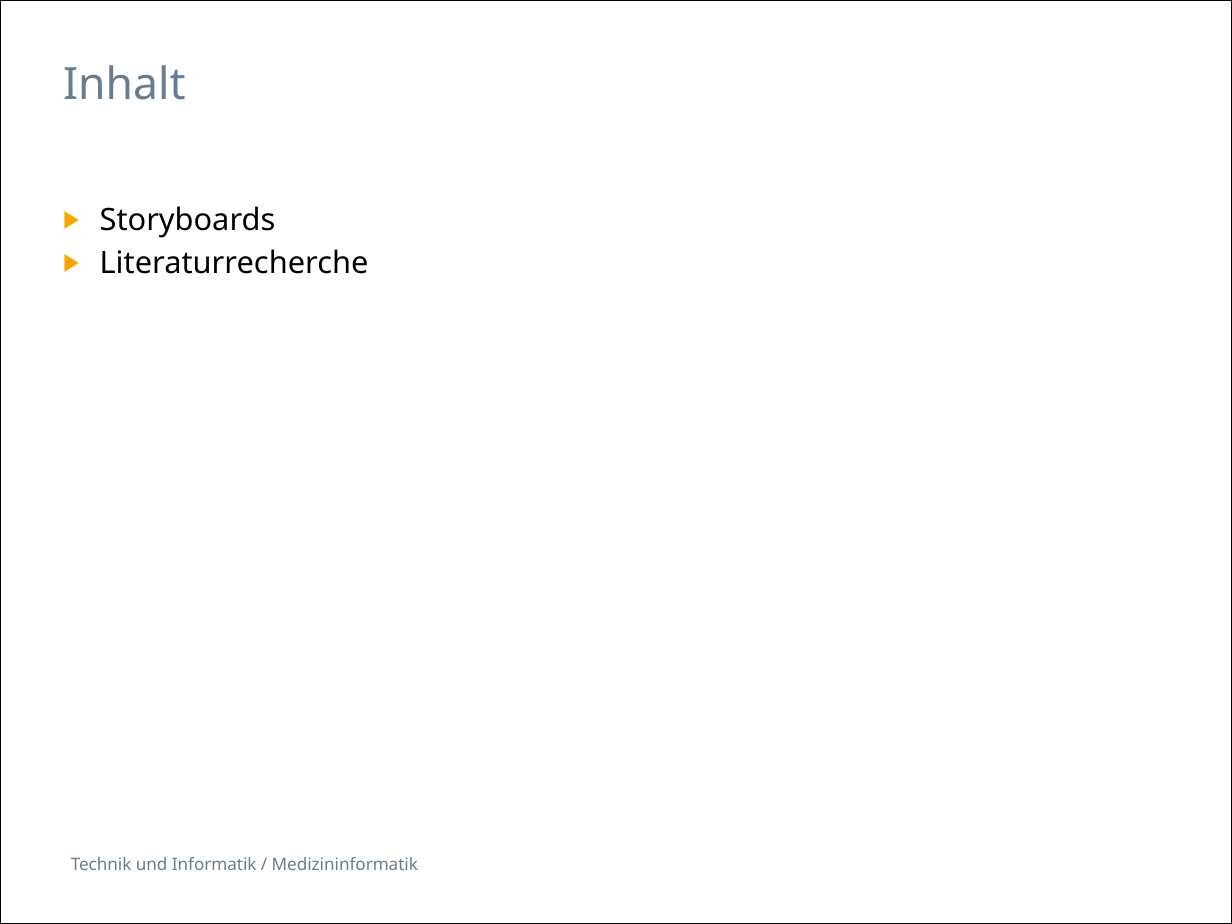
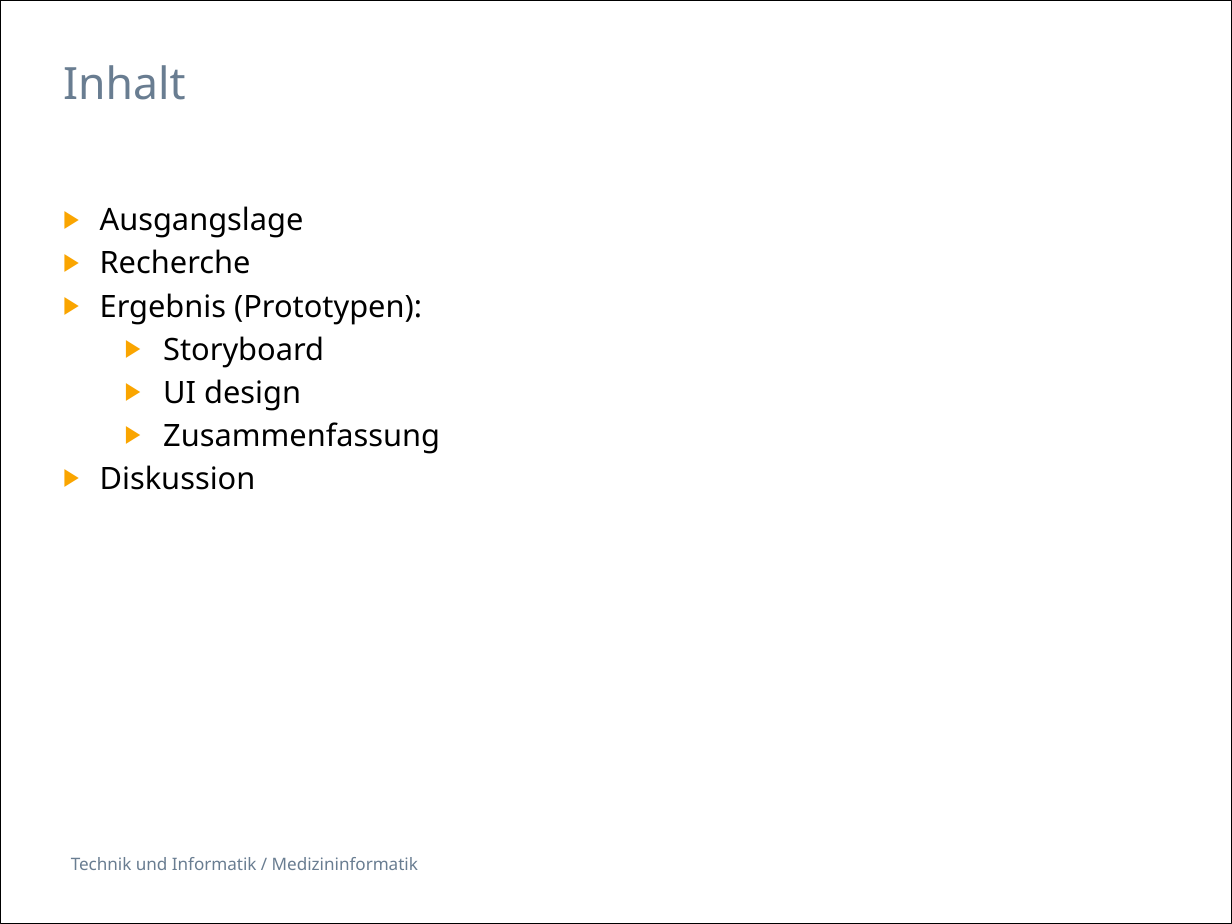
Before and after one commit to selvs1/ePsyDoc, a slide deck: slide 2 of doc/task-01/Präsentation/Task1_Doctor_Addiction.pptx. Drawn at 1232x924 pixels with LibreOffice and Linux fonts; fonts in the diff are those of the drawing. Boxes give left, top, right and bottom in pixels: in the first picture for what was removed or moved away, otherwise in the second. Text is boxed around its words. In the diff, an @@ line names an element or a change of style, - is before the commit and + after.

```diff
--- a/doc/task-01/Präsentation/Task1_Doctor_Addiction.pptx
+++ b/doc/task-01/Präsentation/Task1_Doctor_Addiction.pptx
@@ text at (x1=100, y1=206, x2=440, y2=490): text changed @@
-▶ Storyboards
-▶ Literaturrecherche
+▶ Ausgangslage
+▶ Recherche
+▶ Ergebnis (Prototypen):
+  ▶ Storyboard
+  ▶ UI design
+  ▶ Zusammenfassung
+▶ Diskussion
```
Also in this commit, not shown: 7 slides added, 3 slides removed, 2 other files.
